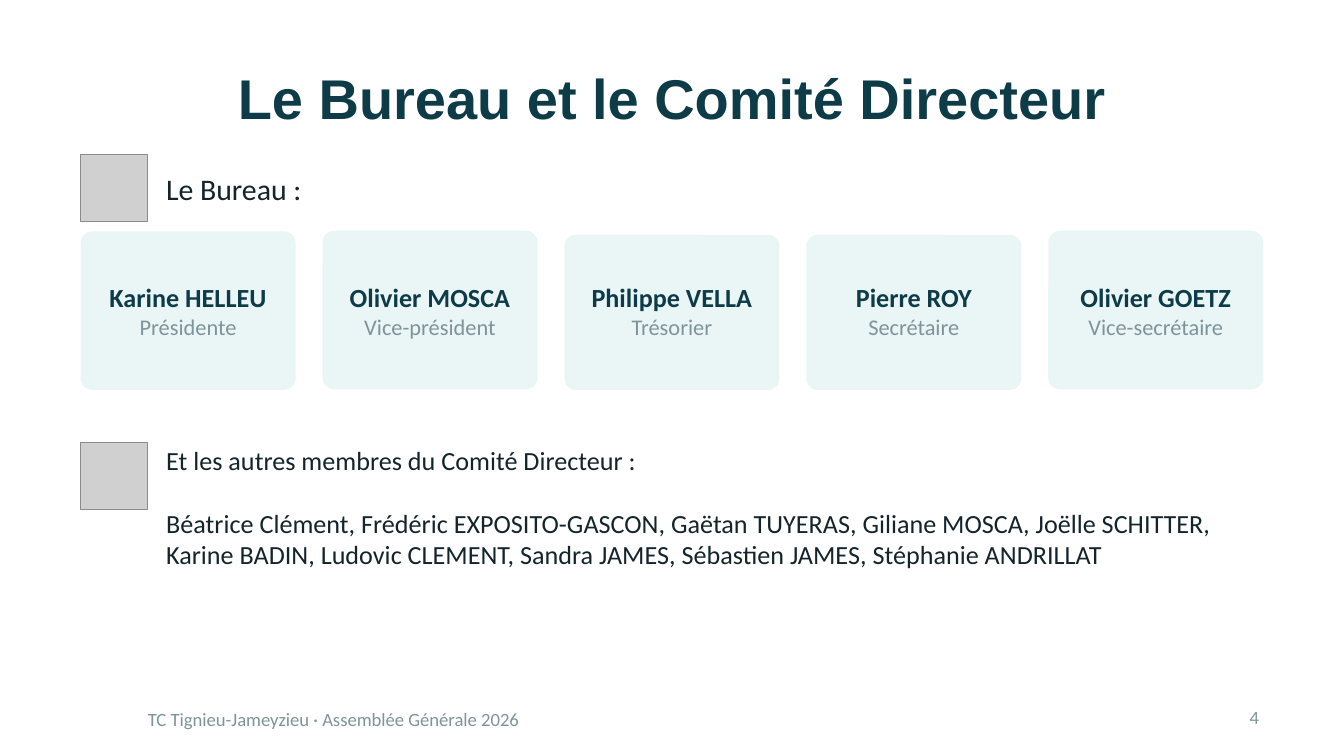
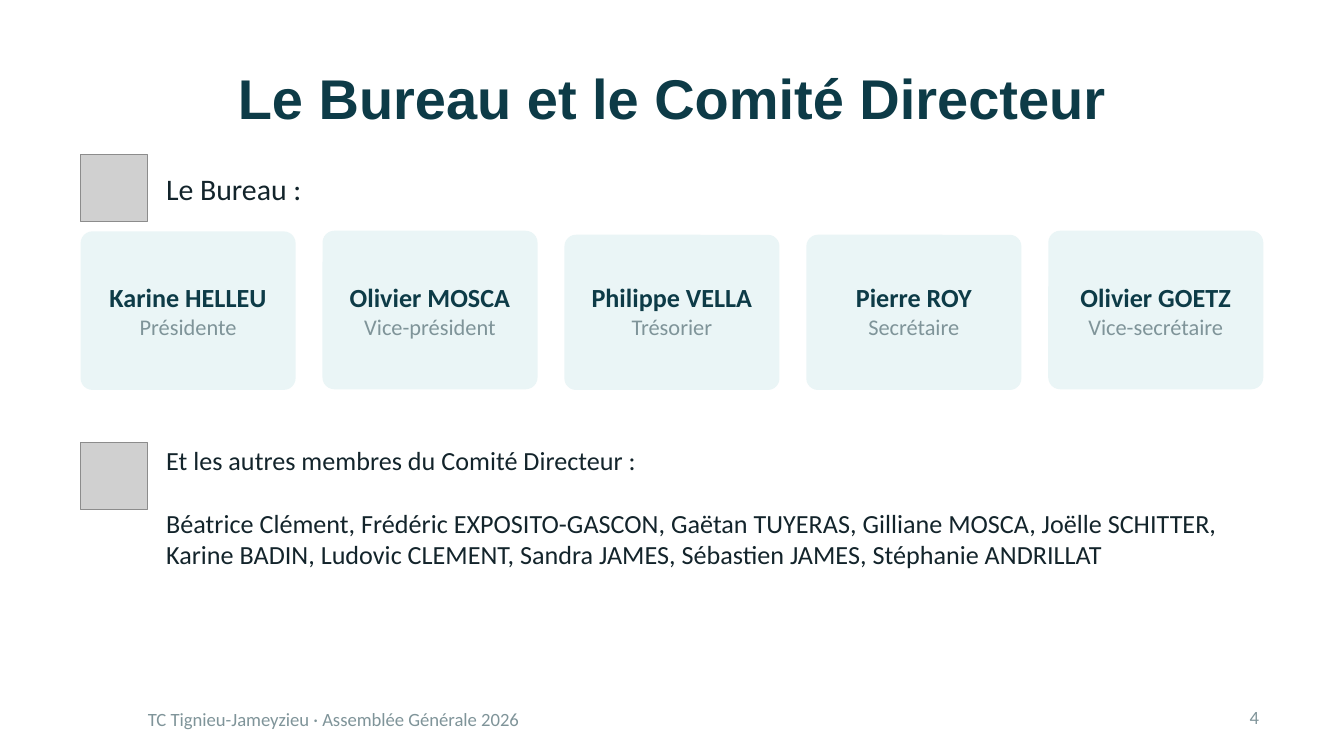
Before and after one commit to oliviergoetz/icsEditor, a slide deck: slide 4 of Doc/AG/20261107_AG TCTJ 2026.pptx. Drawn at 1344x756 pixels with LibreOffice and Linux fonts; fonts in the diff are those of the drawing; grey boxes stand for pictures; background and template pictures are left out. Boxes give left, top, right and bottom in pixels: in the first picture for what was removed or moved away, otherwise in the second. Text is boxed around its words. In the diff, an @@ line names an element or a change of style, - is before the commit and + after.

```diff
--- a/Doc/AG/20261107_AG TCTJ 2026.pptx
+++ b/Doc/AG/20261107_AG TCTJ 2026.pptx
@@ text at <box>166,515,1216,569</box>: text changed @@
-Béatrice Clément, Frédéric EXPOSITO-GASCON, Gaëtan TUYERAS, Giliane MOSCA, Joëlle SCHITTER, Karine BADIN, Ludovic CLEMENT, Sandra JAMES, Sébastien JAMES, Stéphanie ANDRILLAT
+Béatrice Clément, Frédéric EXPOSITO-GASCON, Gaëtan TUYERAS, Gilliane MOSCA, Joëlle SCHITTER, Karine BADIN, Ludovic CLEMENT, Sandra JAMES, Sébastien JAMES, Stéphanie ANDRILLAT
```
